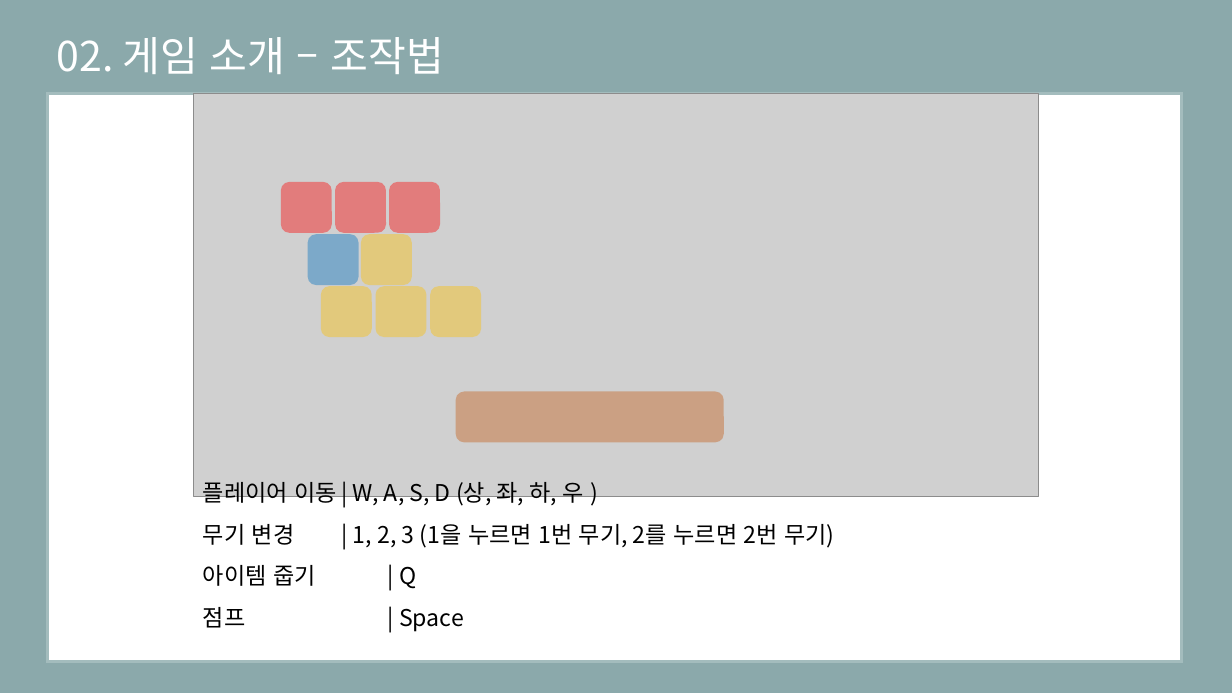
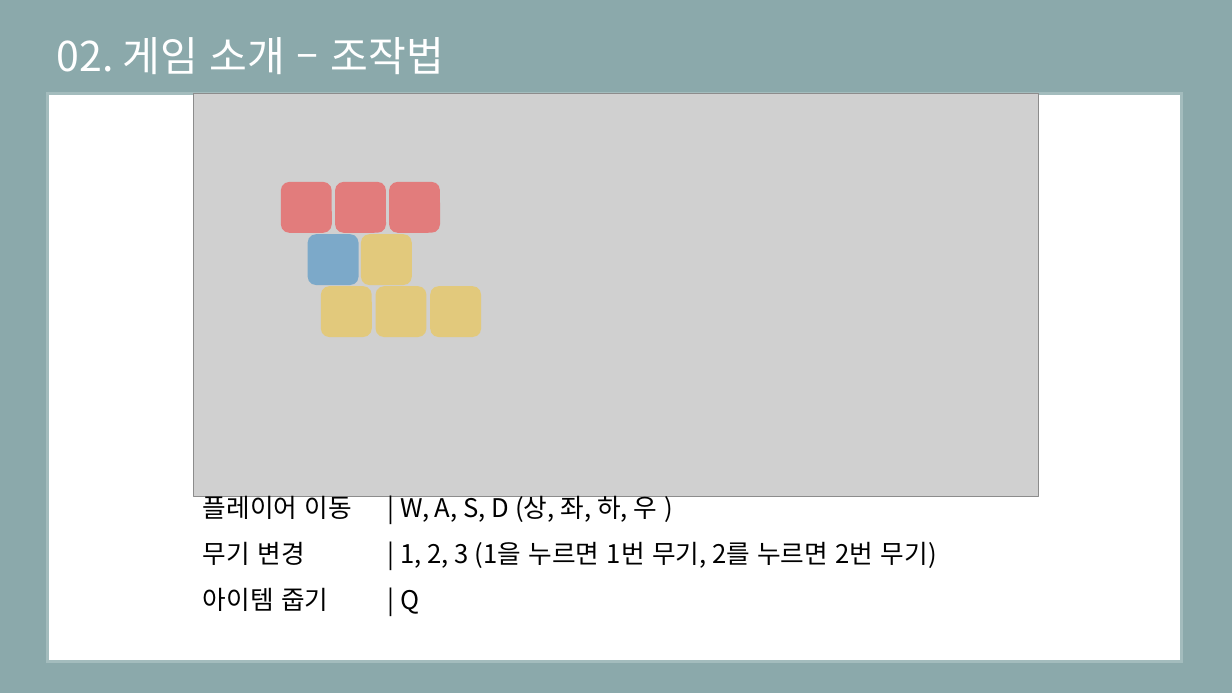
Before and after one commit to eunjiyun/Graduation_Work, a slide deck: slide 13 of Game_Design/2019184003 김 선아 장르 제안서.pptx (slide 11 before the commit). Drawn at 1232x693 pixels with LibreOffice and Linux fonts; fonts in the diff are those of the drawing; grey boxes stand for pictures. Boxes give left, top, right and bottom in pixels: in the first picture for what was removed or moved away, otherwise in the second. Text is boxed around its words. In the diff, an @@ line names an element or a change of style, - is before the commit and + after.

```diff
--- a/Game_Design/2019184003 김 선아 장르 제안서.pptx
+++ b/Game_Design/2019184003 김 선아 장르 제안서.pptx
@@ rounded rectangle removed at bbox=[456, 392, 724, 443] @@
@@ text "플레이어 이동 | W, A, ...": place and size @@
-text "플레이어 이동 | W, A, ..." at bbox=[203, 482, 834, 632]
+text "플레이어 이동 | W, A, ..." at bbox=[203, 491, 937, 614]
@@ text "플레이어 이동 | W, A, ..." at bbox=[203, 491, 937, 614]: size 18 to 20 pt @@
@@ text at bbox=[203, 607, 464, 632]: paragraph removed @@
-점프 | Space
```
Also in this commit, not shown: 2 other slides changed, 4 slides added, 2 slides removed.
